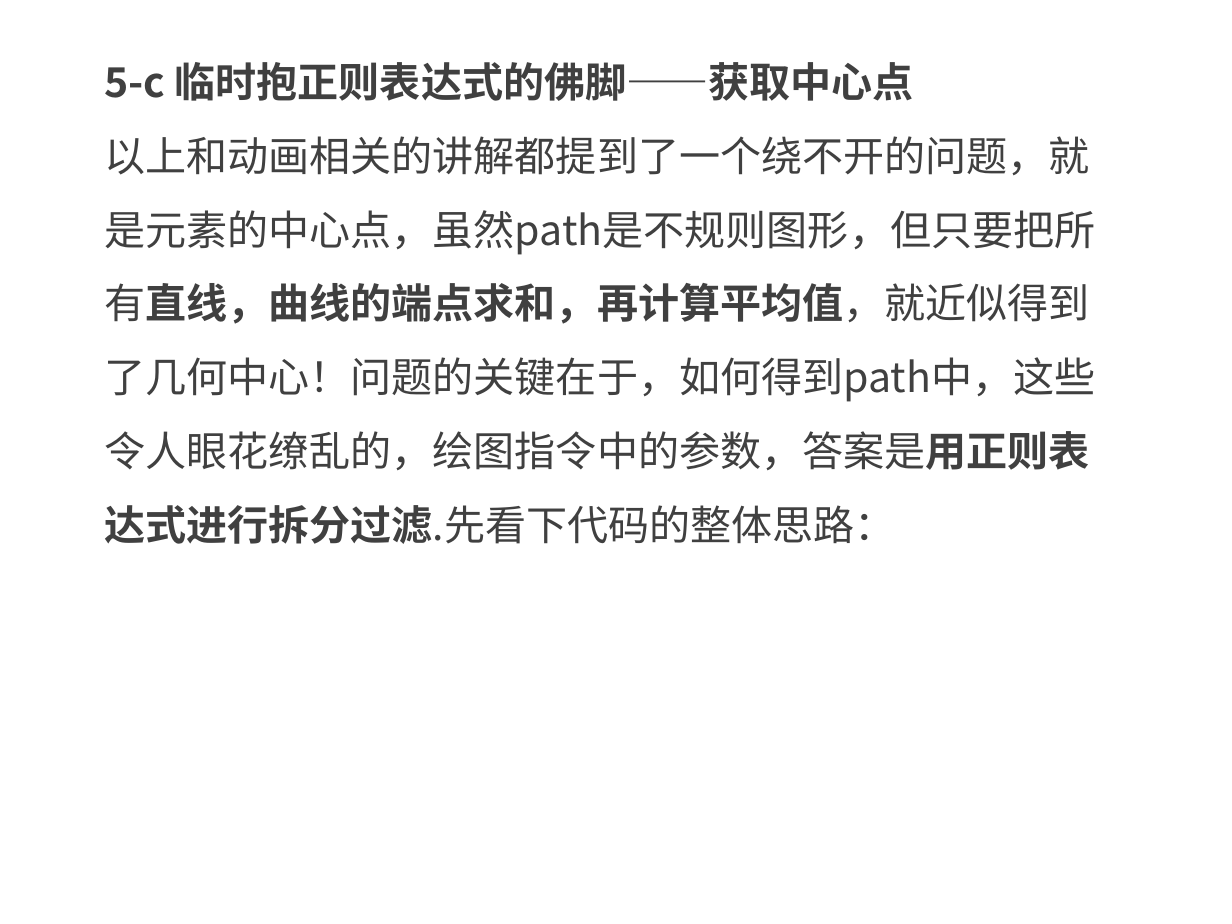
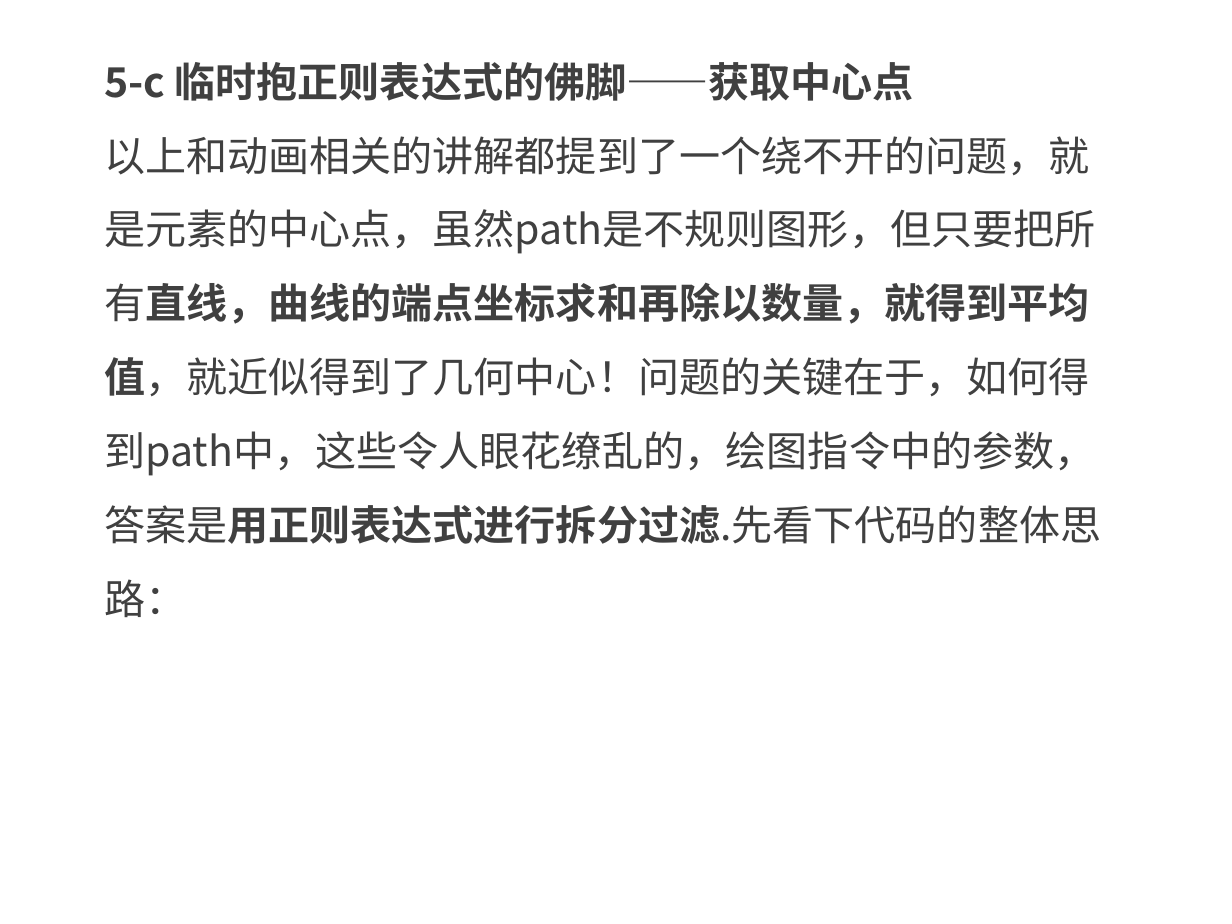
Before and after one commit to kong66/webAni, a slide deck: slide 27 of 20-svg-explode/20.pptx. Drawn at 1232x924 pixels with LibreOffice and Linux fonts; fonts in the diff are those of the drawing. Boxes give left, top, right and bottom in pixels: in the first picture for what was removed or moved away, otherwise in the second. Text is boxed around its words. In the diff, an @@ line names an element or a change of style, - is before the commit and + after.

```diff
--- a/20-svg-explode/20.pptx
+++ b/20-svg-explode/20.pptx
@@ text at [104,136,1101,617]: text changed @@
-以上和动画相关的讲解都提到了一个绕不开的问题，就是元素的中心点，虽然path是不规则图形，但只要把所有直线，曲线的端点求和，再计算平均值，就近似得到了几何中心！问题的关键在于，如何得到path中，这些令人眼花缭乱的，绘图指令中的参数，答案是用正则表达式进行拆分过滤.先看下代码的整体思路：
+以上和动画相关的讲解都提到了一个绕不开的问题，就是元素的中心点，虽然path是不规则图形，但只要把所有直线，曲线的端点坐标求和再除以数量，就得到平均值，就近似得到了几何中心！问题的关键在于，如何得到path中，这些令人眼花缭乱的，绘图指令中的参数，答案是用正则表达式进行拆分过滤.先看下代码的整体思路：
```
Also in this commit, not shown: 30 other slides changed, 1 slide added, 3 other files.
